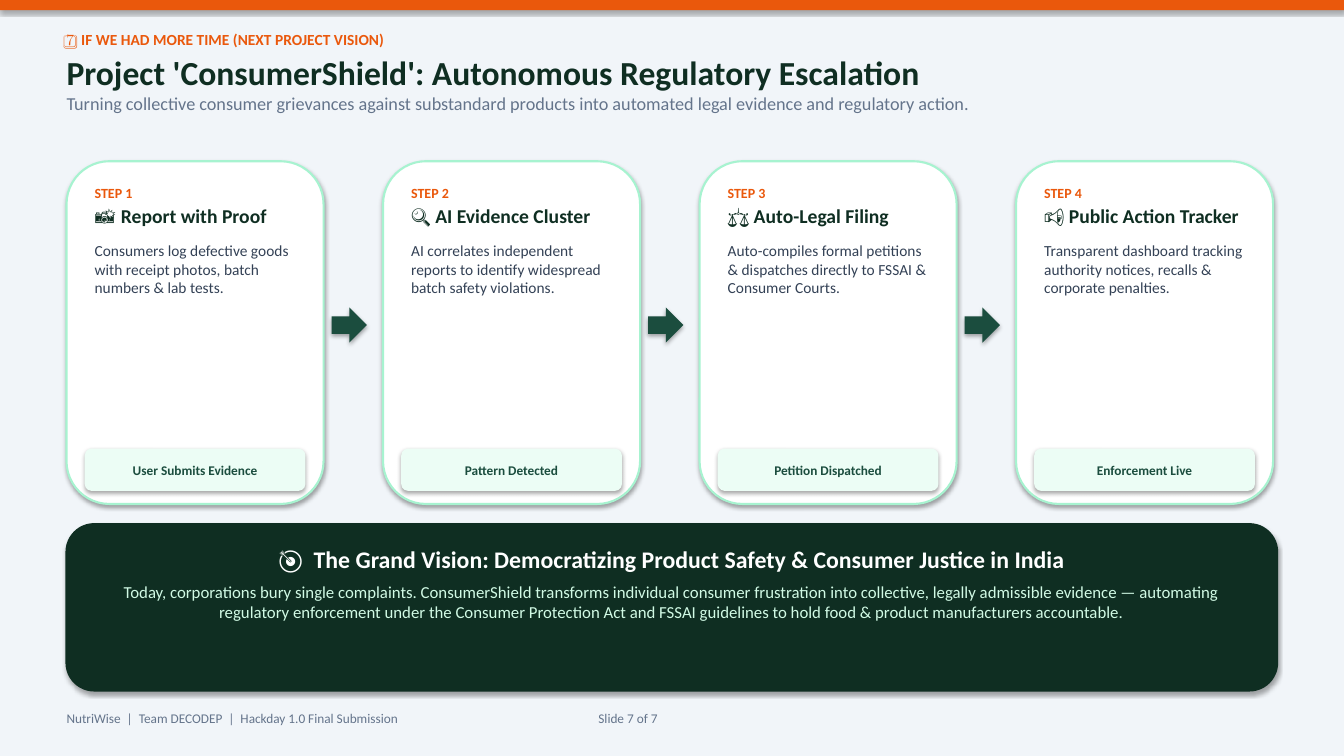
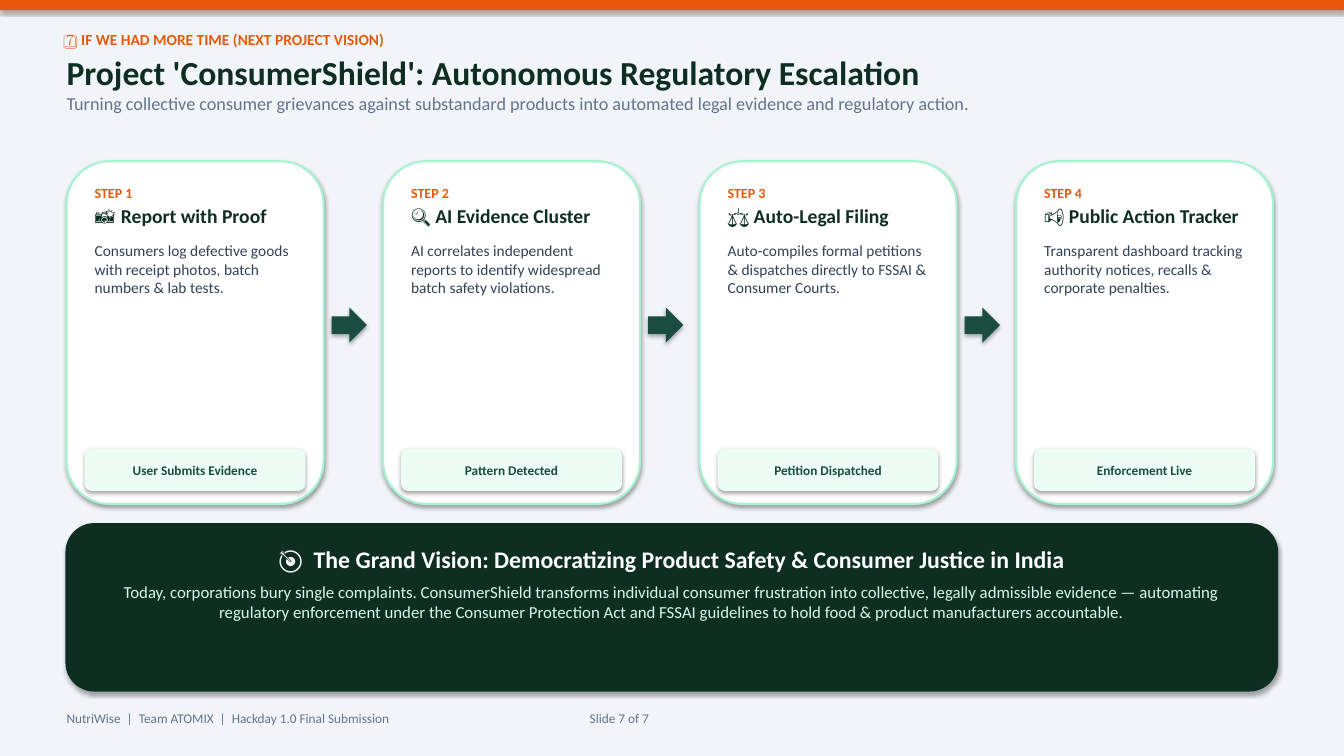
Before and after one commit to IAmHeroForFun/NutriWise, a slide deck: slide 7 of NutriWise_Hackday_Presentation.pptx. Drawn at 1344x756 pixels with LibreOffice and Linux fonts; fonts in the diff are those of the drawing. Boxes give left, top, right and bottom in pixels: in the first picture for what was removed or moved away, otherwise in the second. Text is boxed around its words. In the diff, an @@ line names an element or a change of style, - is before the commit and + after.

```diff
--- a/NutriWise_Hackday_Presentation.pptx
+++ b/NutriWise_Hackday_Presentation.pptx
@@ text at [67,714,649,725]: text changed @@
-NutriWise | Team DECODEP | Hackday 1.0 Final Submission Slide 7 of 7
+NutriWise | Team ATOMIX | Hackday 1.0 Final Submission Slide 7 of 7
```
Also in this commit, not shown: 6 other slides changed, 2 other files.
